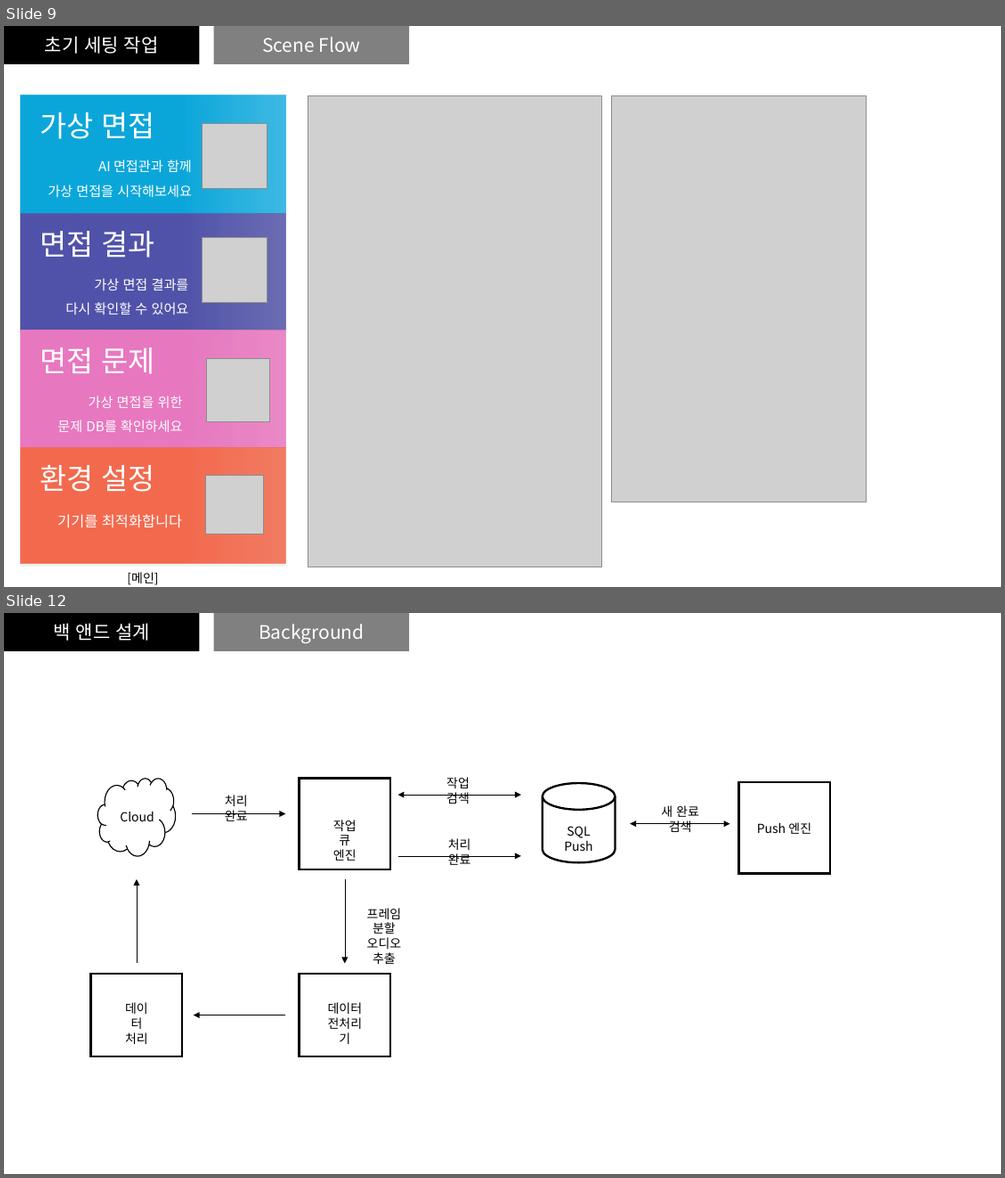
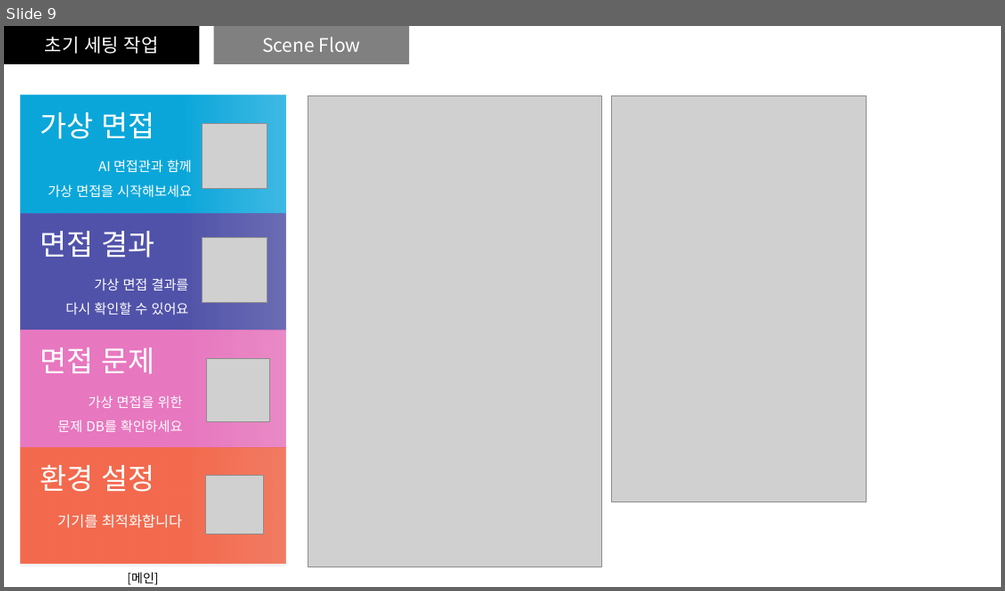
Before and after one commit to mrkimkim/AI_interview, a slide deck: Scatch.pptx. Shown one above the other, each under a label of ours: slides 9 and 12 before the commit, slide 9 after it; the slides between them are not shown. The pictures are 1005x1178 and 1005x591 pixels, drawn with LibreOffice and Linux fonts; fonts in the diff are those of the drawing; grey boxes stand for pictures. Boxes give left, top, right and bottom in pixels: in the first picture for what was removed or moved away, otherwise in the second. Text is boxed around its words. In the diff, an @@ line names an element or a change of style, - is before the commit and + after.

```diff
--- a/Scatch.pptx
+++ b/Scatch.pptx
@@ slide 12 removed at bbox=[4, 613, 1001, 1174], background #FFFFFF @@
@@ rectangle removed at bbox=[4, 613, 199, 651] @@
-백 앤드 설계
@@ rectangle removed at bbox=[214, 613, 409, 651] @@
-Background
@@ cloud removed at bbox=[97, 779, 175, 856] @@
@@ text removed at bbox=[225, 795, 248, 821] @@
-처리 완료
@@ rectangle removed at bbox=[299, 779, 390, 869] @@
@@ double arrow removed from (398, 795) to (521, 795) @@
@@ text removed at bbox=[446, 777, 469, 803] @@
-작업 검색
@@ cylinder removed at bbox=[542, 783, 615, 862] @@
@@ rectangle removed at bbox=[739, 782, 830, 873] @@
@@ text removed at bbox=[120, 811, 154, 821] @@
-Cloud
@@ arrow removed from (192, 813) to (286, 813) @@
@@ text removed at bbox=[333, 819, 356, 860] @@
-작업 큐
-엔진
@@ text removed at bbox=[564, 826, 592, 851] @@
-SQL Push
@@ double arrow removed from (630, 824) to (730, 824) @@
@@ text removed at bbox=[661, 805, 699, 832] @@
-새 완료 검색
@@ text removed at bbox=[757, 822, 811, 834] @@
-Push 엔진
@@ text removed at bbox=[448, 838, 471, 865] @@
-처리 완료
@@ arrow removed from (137, 963) to (137, 879) @@
@@ arrow removed from (345, 879) to (345, 963) @@
@@ arrow removed from (398, 856) to (521, 856) @@
@@ text removed at bbox=[367, 908, 402, 964] @@
-프레임 분할
-오디오 추출
@@ rectangle removed at bbox=[90, 973, 182, 1055] @@
@@ rectangle removed at bbox=[299, 973, 390, 1055] @@
@@ text removed at bbox=[125, 1002, 148, 1044] @@
-데이터
-처리
@@ text removed at bbox=[328, 1002, 363, 1044] @@
-데이터
-전처리기
@@ arrow removed from (286, 1015) to (194, 1015) @@
```
Also in this commit, not shown: 1 slide changed, 2 slides added, 1 other slide removed, 18 other files.
